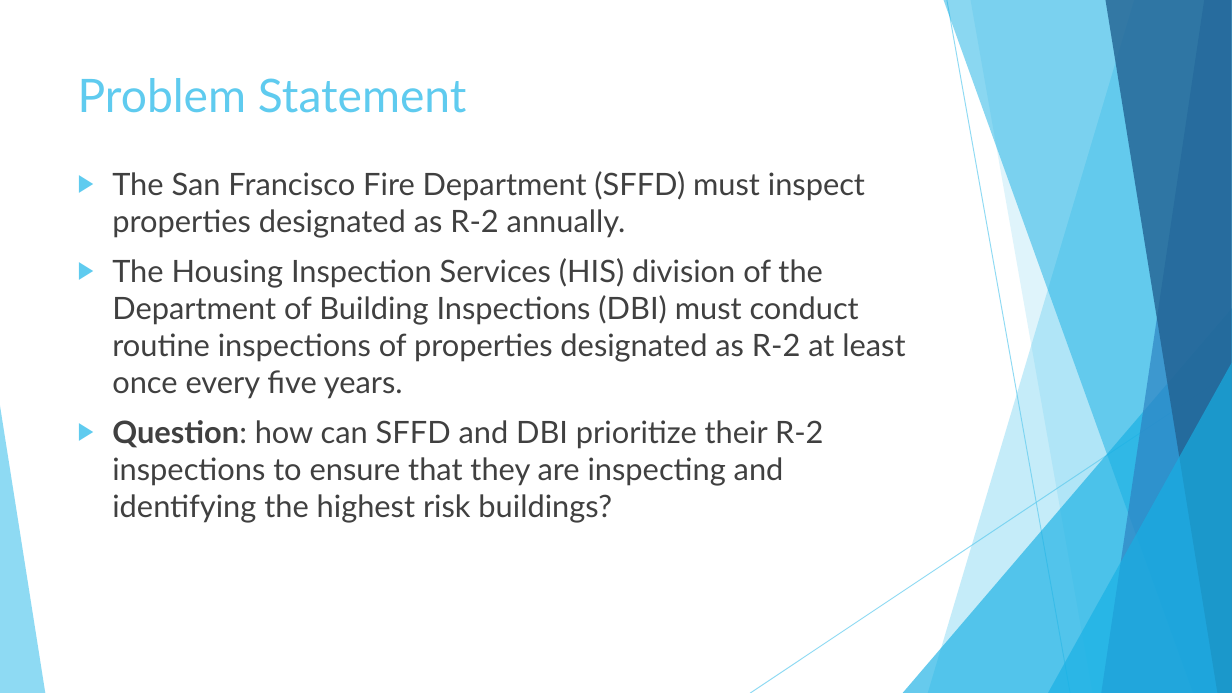
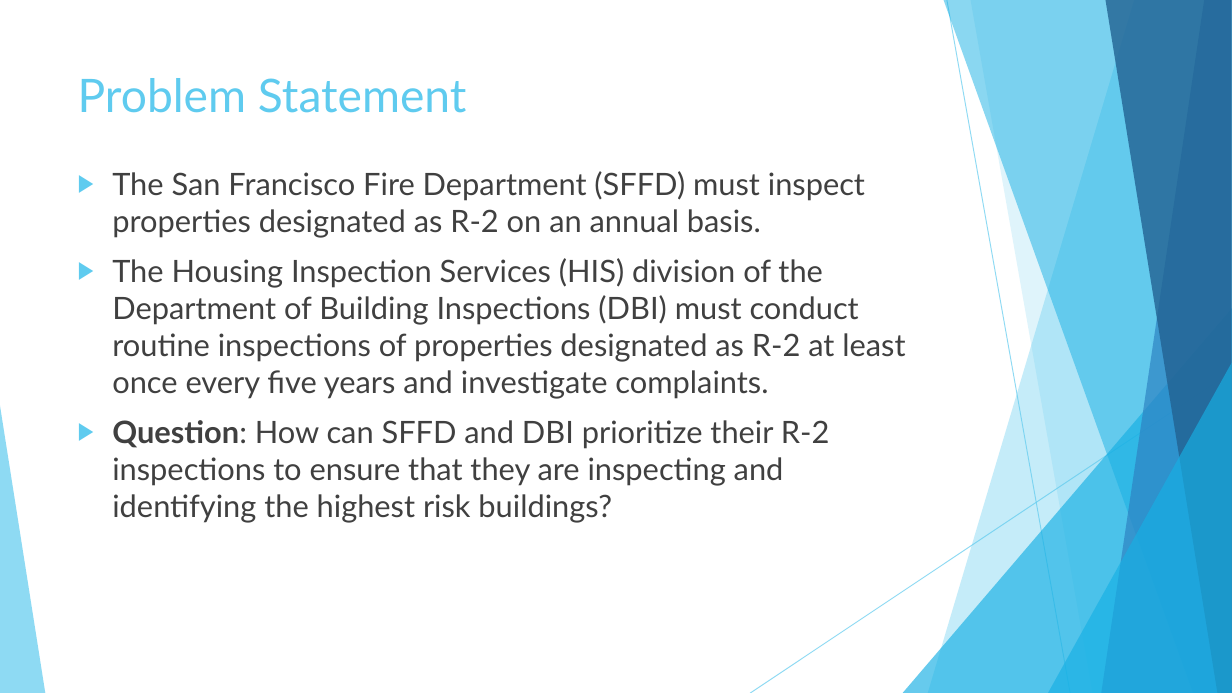
Before and after one commit to justinirving314/sfpd_ds_question, a slide deck: slide 2 of SFPD Interview Presentation.pptx. Drawn at 1232x693 pixels with LibreOffice and Linux fonts; fonts in the diff are those of the drawing. Boxes give left, top, right and bottom in pixels: in the first picture for what was removed or moved away, otherwise in the second. Text is boxed around its words. In the diff, an @@ line names an element or a change of style, - is before the commit and + after.

```diff
--- a/SFPD Interview Presentation.pptx
+++ b/SFPD Interview Presentation.pptx
@@ text at (x1=112, y1=171, x2=905, y2=523): text changed @@
-▶ The San Francisco Fire Department (SFFD) must inspect properties designated as R-2 annually.
-▶ The Housing Inspection Services (HIS) division of the Department of Building Inspections (DBI) must conduct routine inspections of properties designated as R-2 at least once every five years.
-▶ Question: how can SFFD and DBI prioritize their R-2 inspections to ensure that they are inspecting and identifying the highest risk buildings?
+▶ The San Francisco Fire Department (SFFD) must inspect properties designated as R-2 on an annual basis.
+▶ The Housing Inspection Services (HIS) division of the Department of Building Inspections (DBI) must conduct routine inspections of properties designated as R-2 at least once every five years and investigate complaints.
+▶ Question: How can SFFD and DBI prioritize their R-2 inspections to ensure that they are inspecting and identifying the highest risk buildings?
```
Also in this commit, not shown: 10 other slides changed, 4 other files.
